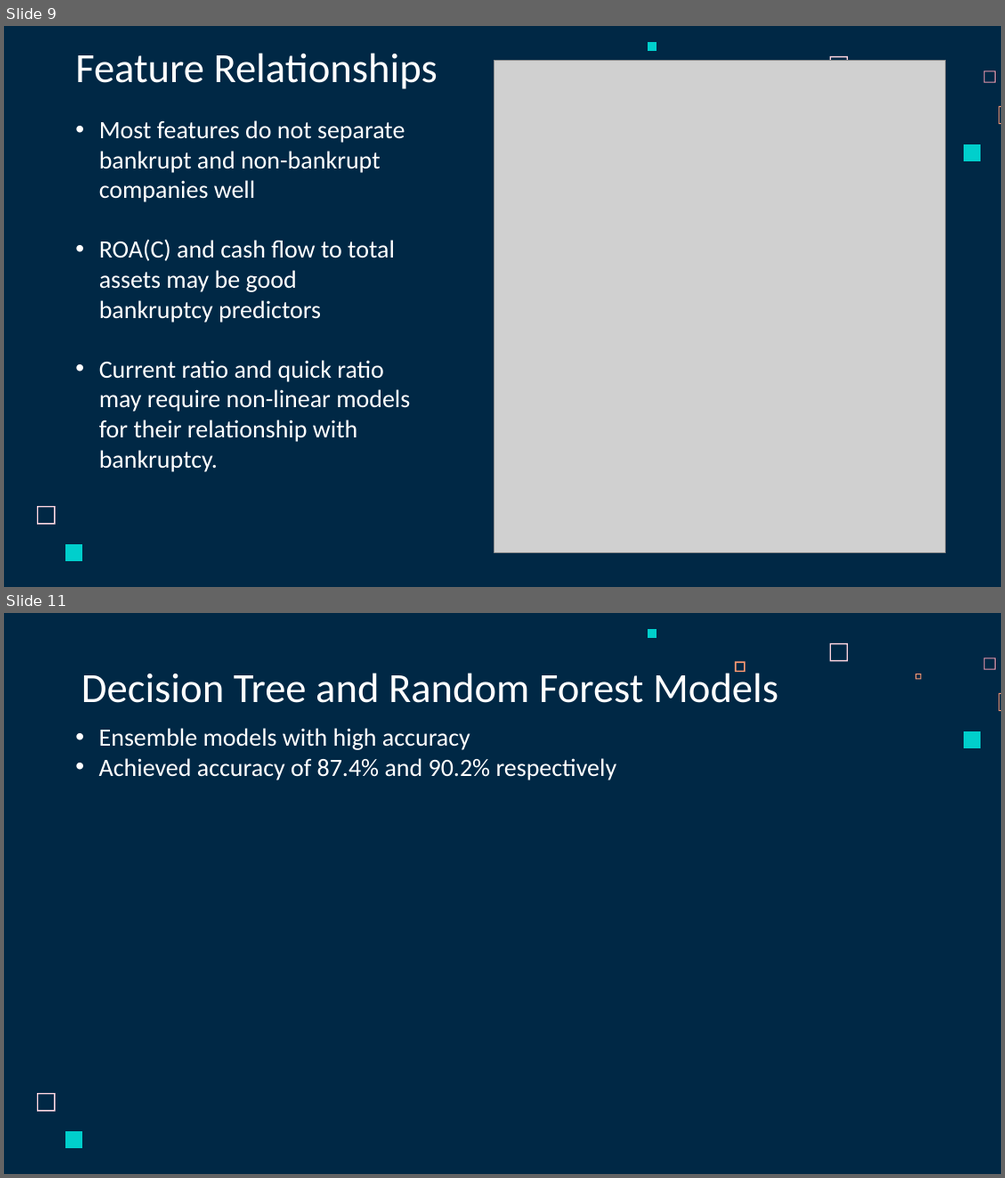
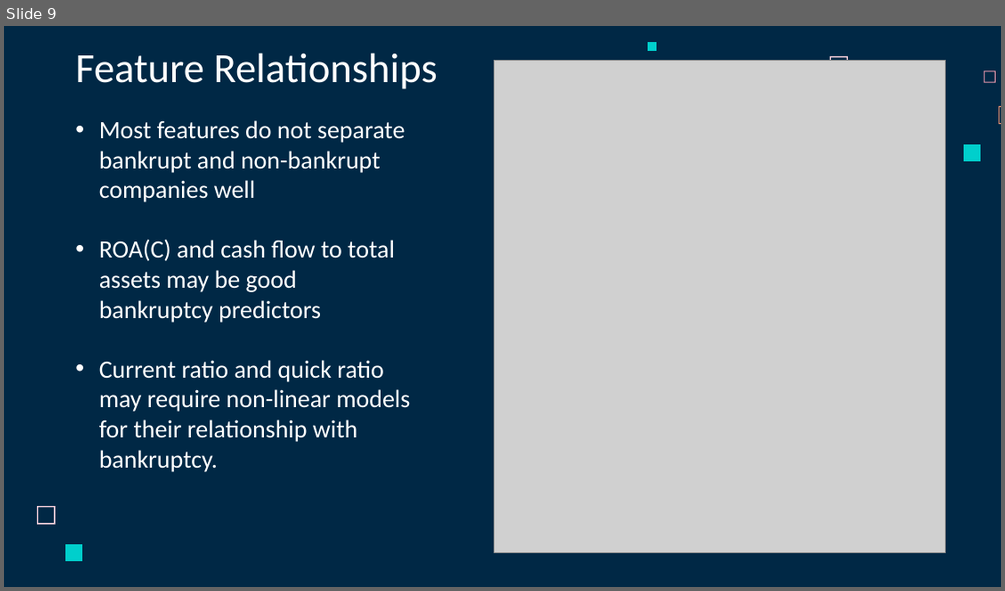
Before and after one commit to whoismanoj/Team8-Company-Bankruptcy-Prediction-Mini-Project-DSAI, a slide deck: SC1015 Project Slides.pptx. Shown one above the other, each under a label of ours: slides 9 and 11 before the commit, slide 9 after it; the slides between them are not shown. The pictures are 1005x1178 and 1005x591 pixels, drawn with LibreOffice and Linux fonts; fonts in the diff are those of the drawing; grey boxes stand for pictures. Boxes give left, top, right and bottom in pixels: in the first picture for what was removed or moved away, otherwise in the second. Text is boxed around its words. In the diff, an @@ line names an element or a change of style, - is before the commit and + after.

```diff
--- a/SC1015 Project Slides.pptx
+++ b/SC1015 Project Slides.pptx
@@ slide 11 removed at (4,613,1001,1174), background #002845; not listed: 7 template elements that a slide beside it also shows @@
@@ freeform shape removed at (735,662,744,672) @@
@@ title removed at (81,667,778,703) @@
-Decision Tree and Random Forest Models
@@ freeform shape removed at (915,674,921,680) @@
@@ text removed at (99,728,617,780) @@
-• Ensemble models with high accuracy
-• Achieved accuracy of 87.4% and 90.2% respectively
```
Also in this commit, not shown: 4 slides changed, 3 slides added, 3 other slides removed.
